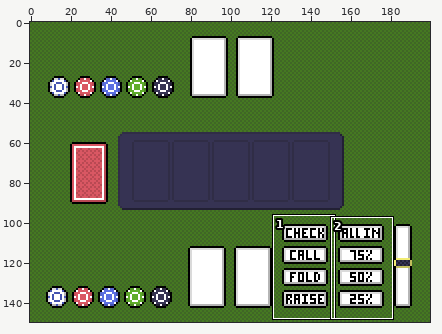
Sprite sheet: assets/poker-board.png. Above, an overview of the earlier version with the close-up marked.
Close-up. As it was:
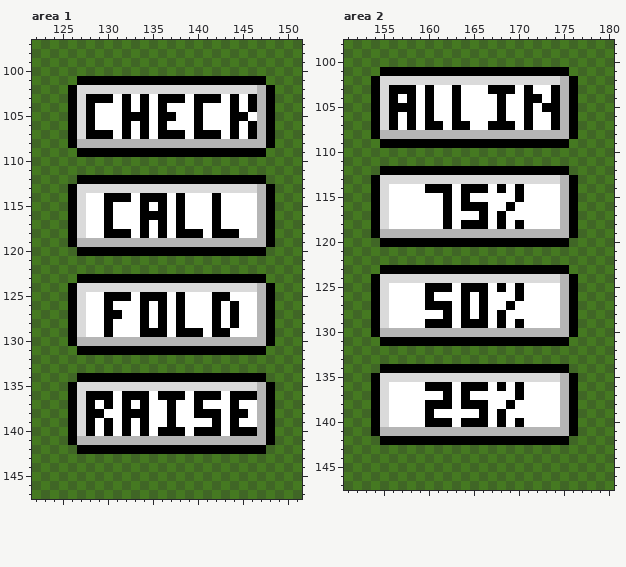
The file is 200x150 pixels. Shown: area 1: x 122..151, y 97..147; area 2: x 151..180, y 98..147. The commit also changed other parts of the picture, which this record leaves out.
After the commit:
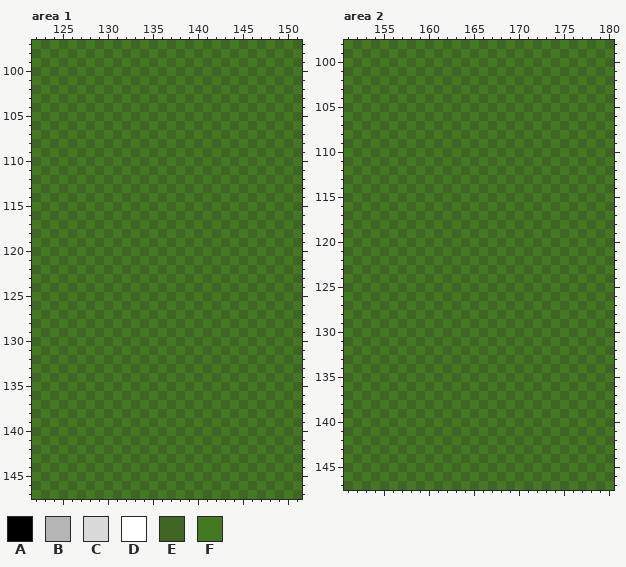
Palette (. is transparent): A #000000  B #b5b5b5  C #dadada  D #ffffff  E #406626  F #457921
What changed:
Changed rows in their new state; - is an unchanged pixel.
Area 1:
first column x 126:
101 -EFEFEFEFEFEFEFEFEFEFE-
102 EFEFEFEFEFEFEFEFEFEFEFE
103 FEFEFEFEFEFEFEFEFEFEFEF
104 EFEFEFEFEFEFEFEFEFEFEFE
105 FEFEFEFEFEFEFEFEFEFEFEF
106 EFEFEFEFEFEFEFEFEFEFEFE
107 FEFEFEFEFEFEFEFEFEFEFEF
108 EFEFEFEFEFEFEFEFEFEFEFE
109 -EFEFEFEFEFEFEFEFEFEFE-
112 -FEFEFEFEFEFEFEFEFEFEF-
113 FEFEFEFEFEFEFEFEFEFEFEF
114 EFEFEFEFEFEFEFEFEFEFEFE
115 FEFEFEFEFEFEFEFEFEFEFEF
116 EFEFEFEFEFEFEFEFEFEFEFE
117 FEFEFEFEFEFEFEFEFEFEFEF
118 EFEFEFEFEFEFEFEFEFEFEFE
119 FEFEFEFEFEFEFEFEFEFEFEF
120 -FEFEFEFEFEFEFEFEFEFEF-
123 -EFEFEFEFEFEFEFEFEFEFE-
124 EFEFEFEFEFEFEFEFEFEFEFE
125 FEFEFEFEFEFEFEFEFEFEFEF
126 EFEFEFEFEFEFEFEFEFEFEFE
127 FEFEFEFEFEFEFEFEFEFEFEF
128 EFEFEFEFEFEFEFEFEFEFEFE
129 FEFEFEFEFEFEFEFEFEFEFEF
130 EFEFEFEFEFEFEFEFEFEFEFE
131 -EFEFEFEFEFEFEFEFEFEFE-
134 -FEFEFEFEFEFEFEFEFEFEF-
135 FEFEFEFEFEFEFEFEFEFEFEF
136 EFEFEFEFEFEFEFEFEFEFEFE
137 FEFEFEFEFEFEFEFEFEFEFEF
138 EFEFEFEFEFEFEFEFEFEFEFE
139 FEFEFEFEFEFEFEFEFEFEFEF
140 EFEFEFEFEFEFEFEFEFEFEFE
141 FEFEFEFEFEFEFEFEFEFEFEF
142 -FEFEFEFEFEFEFEFEFEFEF-
Area 2:
first column x 154:
101 -EFEFEFEFEFEFEFEFEFEFE-
102 EFEFEFEFEFEFEFEFEFEFEFE
103 FEFEFEFEFEFEFEFEFEFEFEF
104 EFEFEFEFEFEFEFEFEFEFEFE
105 FEFEFEFEFEFEFEFEFEFEFEF
106 EFEFEFEFEFEFEFEFEFEFEFE
107 FEFEFEFEFEFEFEFEFEFEFEF
108 EFEFEFEFEFEFEFEFEFEFEFE
109 -EFEFEFEFEFEFEFEFEFEFE-
112 -FEFEFEFEFEFEFEFEFEFEF-
113 FEFEFEFEFEFEFEFEFEFEFEF
114 EFEFEFEFEFEFEFEFEFEFEFE
115 FEFEFEFEFEFEFEFEFEFEFEF
116 EFEFEFEFEFEFEFEFEFEFEFE
117 FEFEFEFEFEFEFEFEFEFEFEF
118 EFEFEFEFEFEFEFEFEFEFEFE
119 FEFEFEFEFEFEFEFEFEFEFEF
120 -FEFEFEFEFEFEFEFEFEFEF-
123 -EFEFEFEFEFEFEFEFEFEFE-
124 EFEFEFEFEFEFEFEFEFEFEFE
125 FEFEFEFEFEFEFEFEFEFEFEF
126 EFEFEFEFEFEFEFEFEFEFEFE
127 FEFEFEFEFEFEFEFEFEFEFEF
128 EFEFEFEFEFEFEFEFEFEFEFE
129 FEFEFEFEFEFEFEFEFEFEFEF
130 EFEFEFEFEFEFEFEFEFEFEFE
131 -EFEFEFEFEFEFEFEFEFEFE-
134 -FEFEFEFEFEFEFEFEFEFEF-
135 FEFEFEFEFEFEFEFEFEFEFEF
136 EFEFEFEFEFEFEFEFEFEFEFE
137 FEFEFEFEFEFEFEFEFEFEFEF
138 EFEFEFEFEFEFEFEFEFEFEFE
139 FEFEFEFEFEFEFEFEFEFEFEF
140 EFEFEFEFEFEFEFEFEFEFEFE
141 FEFEFEFEFEFEFEFEFEFEFEF
142 -FEFEFEFEFEFEFEFEFEFEF-
Boxes around the changes in both close-ups, in picture pixels (x1, y1, x2, y2):
changed: (68, 76, 275, 454)
changed: (371, 67, 578, 445)
